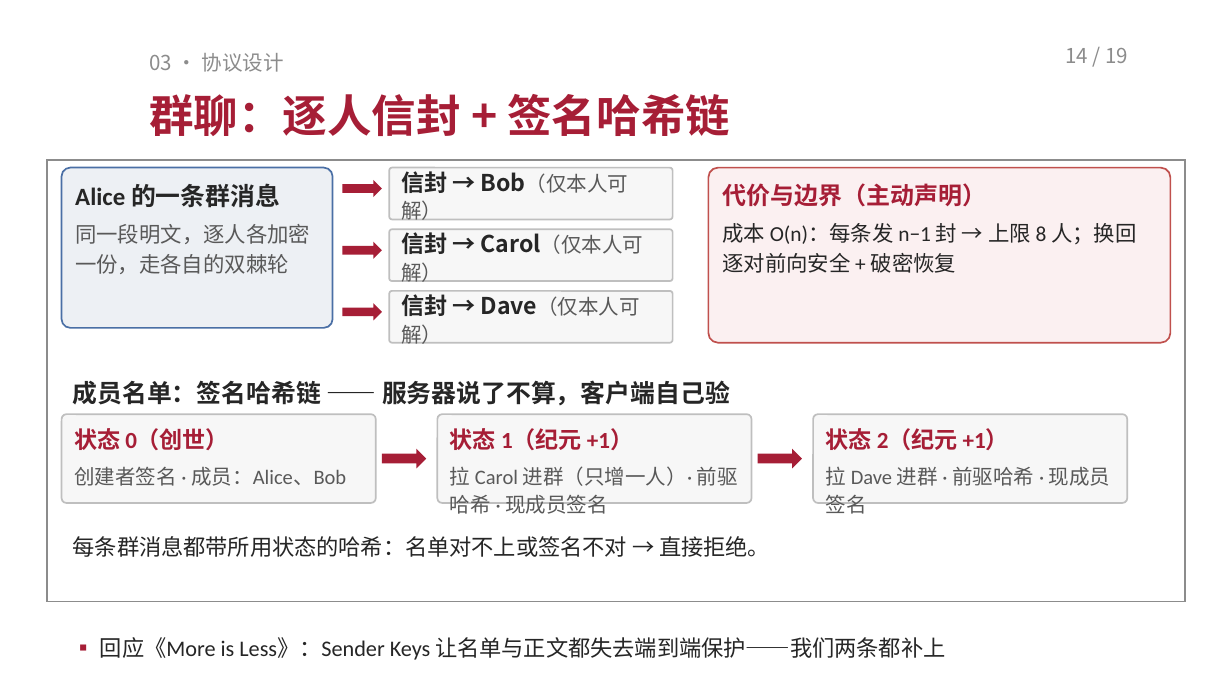
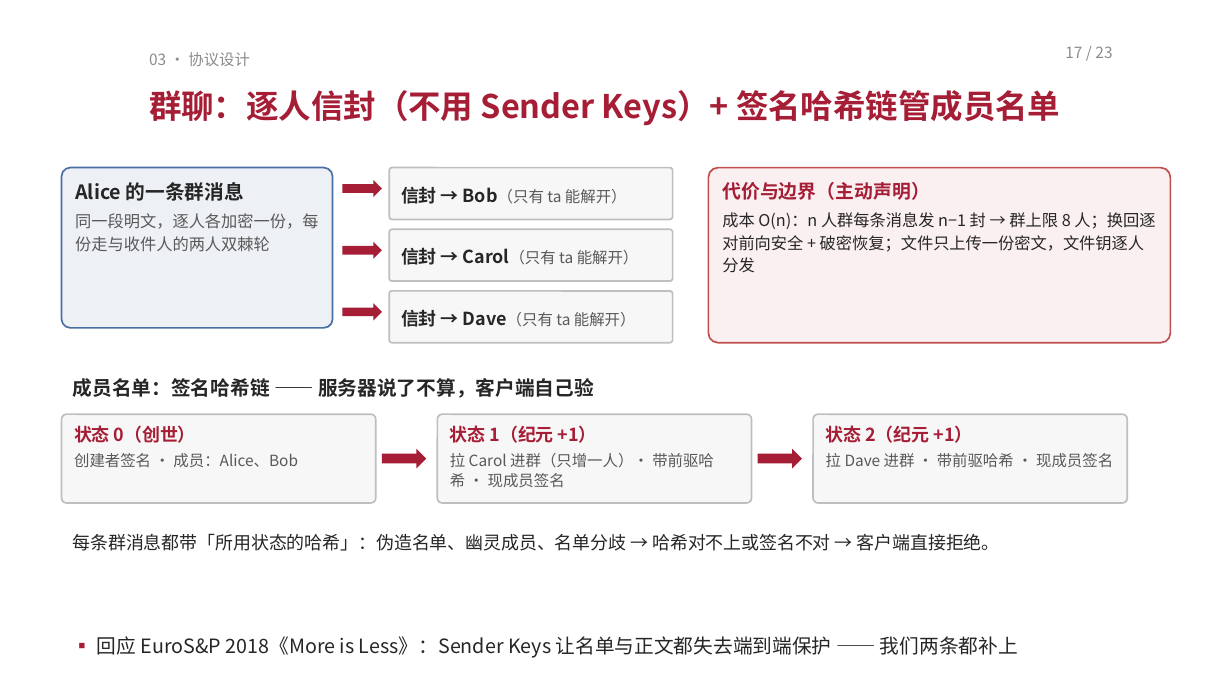
Before and after one commit to TomHaoZi/ECNUchat, a slide deck: slide 17 of 中期汇报/ECNUchat-中期汇报.pptx (slide 14 before the commit). Drawn at 1232x699 pixels with LibreOffice and Linux fonts; fonts in the diff are those of the drawing. Boxes give left, top, right and bottom in pixels: in the first picture for what was removed or moved away, otherwise in the second. Text is boxed around its words. In the diff, an @@ line names an element or a change of style, - is before the commit and + after.

```diff
--- a/中期汇报/ECNUchat-中期汇报.pptx
+++ b/中期汇报/ECNUchat-中期汇报.pptx
@@ text "03 · 协议设计" at bbox=[149, 52, 250, 66]: size 12 to 9 pt @@
@@ text at bbox=[1065, 46, 1112, 58]: text changed; size 12 to 9 pt @@
-14 / 19
+17 / 23
@@ text at bbox=[149, 90, 1060, 126]: text changed; size 26 to 19 pt @@
-群聊：逐人信封 + 签名哈希链
+群聊：逐人信封（不用 Sender Keys）+ 签名哈希链管成员名单
@@ rectangle removed at bbox=[47, 160, 1185, 601] @@
@@ text in rounded rectangle at bbox=[75, 182, 244, 201]: size 14.5 to 11.5 pt, font Calibri to Noto Sans CJK SC in "Alice 的一条群消息"; less space between paragraphs @@
@@ text in rounded rectangle at bbox=[401, 186, 627, 204]: text changed; size 12 to 9 pt @@
-信封 → Bob（仅本人可解）
+信封 → Bob（只有 ta 能解开）
@@ text in rounded rectangle at bbox=[722, 182, 930, 200]: size 14 to 11 pt, font Calibri to Noto Sans CJK SC in "代价与边界（主动声明）"; less space between paragraphs @@
@@ text in rounded rectangle at bbox=[75, 213, 318, 252]: text changed; size 12.5 to 9.5 pt; font Calibri to Noto Sans CJK SC @@
-同一段明文，逐人各加密一份，走各自的双棘轮
+同一段明文，逐人各加密一份，每份走与收件人的两人双棘轮
@@ text in rounded rectangle at bbox=[722, 212, 1155, 272]: text changed; size 12.5 to 9.5 pt; font Calibri to Noto Sans CJK SC @@
-成本 O(n)：每条发 n−1 封 → 上限 8 人；换回逐对前向安全 + 破密恢复
+成本 O(n)：n 人群每条消息发 n−1 封 → 群上限 8 人；换回逐对前向安全 + 破密恢复；文件只上传一份密文，文件钥逐人分发
@@ text in rounded rectangle at bbox=[401, 247, 639, 265]: text changed; size 13.5 to 9 pt; text colour #262626 to #595959; bold off @@
-信封 → Carol（仅本人可解）
+信封 → Carol（只有 ta 能解开）
@@ text in rounded rectangle at bbox=[401, 309, 636, 327]: text changed; size 13.5 to 9 pt; text colour #262626 to #595959; bold off @@
-信封 → Dave（仅本人可解）
+信封 → Dave（只有 ta 能解开）
@@ text "成员名单：签名哈希链 —— 服务器说了不算，客户端自己验" at bbox=[73, 378, 594, 398]: size 14.5 to 11.5 pt, font Calibri to Noto Sans CJK SC; line spacing 1.15 to 1.1; less space between paragraphs @@
@@ rounded rectangle "状态 0（创世）" at bbox=[62, 414, 376, 503]: size 13.5 to 10.5 pt in "状态 0（创世）"; font Calibri to Noto Sans CJK SC; size 12 to 9 pt in "创建者签名 · 成员：Alice、Bob"; line spacing 1.15 to 1.1; less space between paragraphs @@
@@ text in rounded rectangle at bbox=[450, 425, 597, 443]: size 13.5 to 10.5 pt, font Calibri to Noto Sans CJK SC in "状态 1（纪元 +1）"; line spacing 1.15 to 1.1; less space between paragraphs @@
@@ text in rounded rectangle at bbox=[826, 425, 973, 443]: size 13.5 to 10.5 pt, font Calibri to Noto Sans CJK SC in "状态 2（纪元 +1）"; line spacing 1.15 to 1.1; less space between paragraphs @@
@@ text in rounded rectangle at bbox=[450, 453, 714, 487]: text changed; size 12 to 9 pt; font Calibri to Noto Sans CJK SC @@
-拉 Carol 进群（只增一人）· 前驱哈希 · 现成员签名
+拉 Carol 进群（只增一人）· 带前驱哈希 · 现成员签名
@@ text in rounded rectangle at bbox=[826, 453, 1113, 467]: text changed; size 12 to 9 pt; font Calibri to Noto Sans CJK SC @@
-拉 Dave 进群 · 前驱哈希 · 现成员签名
+拉 Dave 进群 · 带前驱哈希 · 现成员签名
@@ text at bbox=[73, 533, 1000, 551]: text changed; size 13 to 10.5 pt; font Calibri to Noto Sans CJK SC @@
-每条群消息都带所用状态的哈希：名单对不上或签名不对 → 直接拒绝。
+每条群消息都带「所用状态的哈希」：伪造名单、幽灵成员、名单分歧 → 哈希对不上或签名不对 → 客户端直接拒绝。
@@ text at bbox=[97, 636, 1018, 658]: text changed; size 13 to 11.5 pt; font Calibri to Noto Sans CJK SC @@
-▪ 回应《More is Less》：Sender Keys 让名单与正文都失去端到端保护——我们两条都补上
+▪ 回应 EuroS&P 2018《More is Less》：Sender Keys 让名单与正文都失去端到端保护 —— 我们两条都补上
```
Also in this commit, not shown: 16 other slides changed, 4 slides added, 3 other files.
